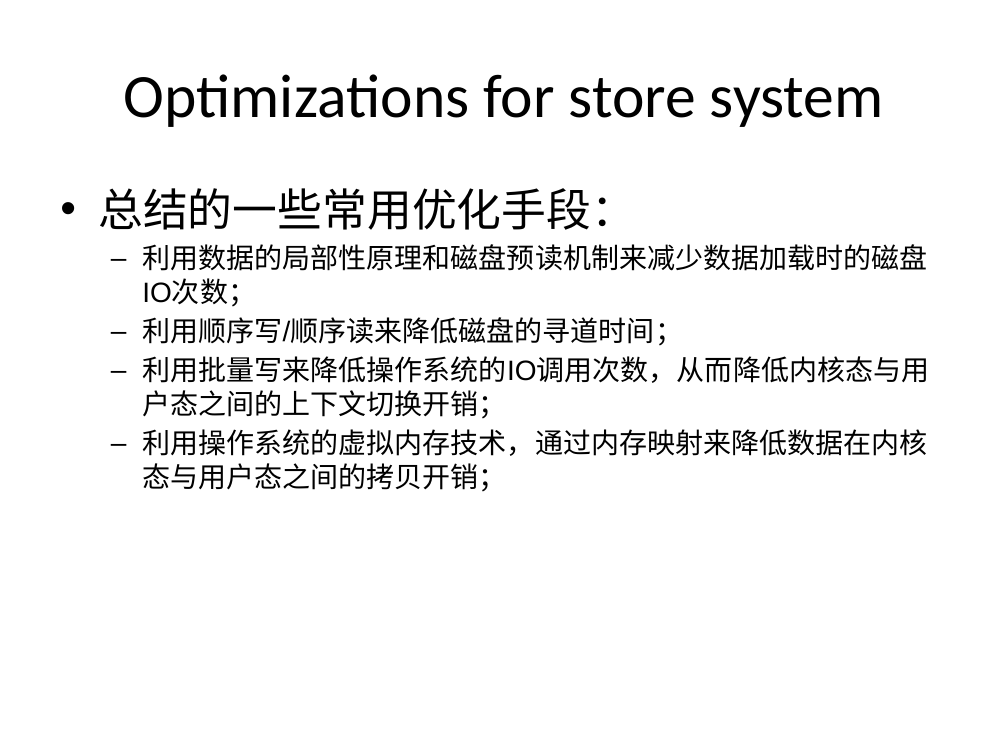
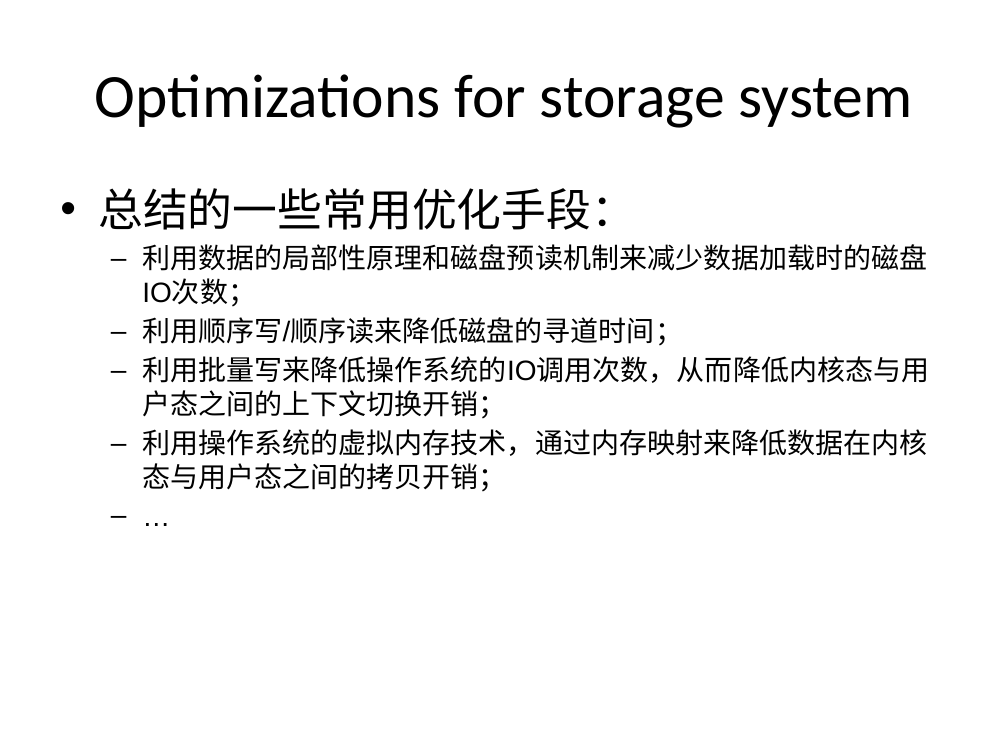
Before and after one commit to guhanjie/Knowledge-sharing, a slide deck: slide 49 of data model in memory and disk.pptx (slide 48 before the commit). Drawn at 1008x756 pixels with LibreOffice and Linux fonts; fonts in the diff are those of the drawing. Boxes give left, top, right and bottom in pixels: in the first picture for what was removed or moved away, otherwise in the second. Text is boxed around its words. In the diff, an @@ line names an element or a change of style, - is before the commit and + after.

```diff
--- a/data model in memory and disk.pptx
+++ b/data model in memory and disk.pptx
@@ title at (x1=95, y1=74, x2=913, y2=128): text changed @@
-Optimizations for store system
+Optimizations for storage system
@@ text at (x1=98, y1=188, x2=929, y2=492): paragraph added @@
+  – …
```
Also in this commit, not shown: 14 other slides changed, 1 slide added.
